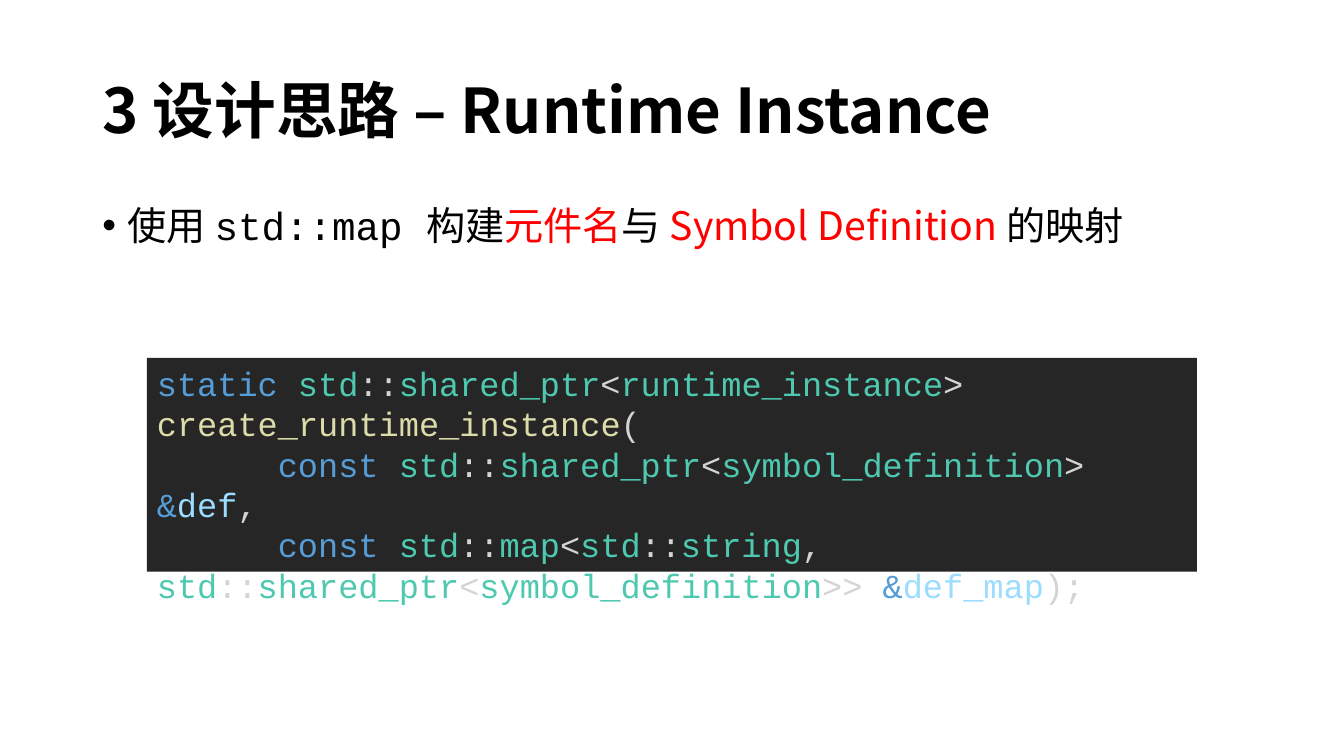
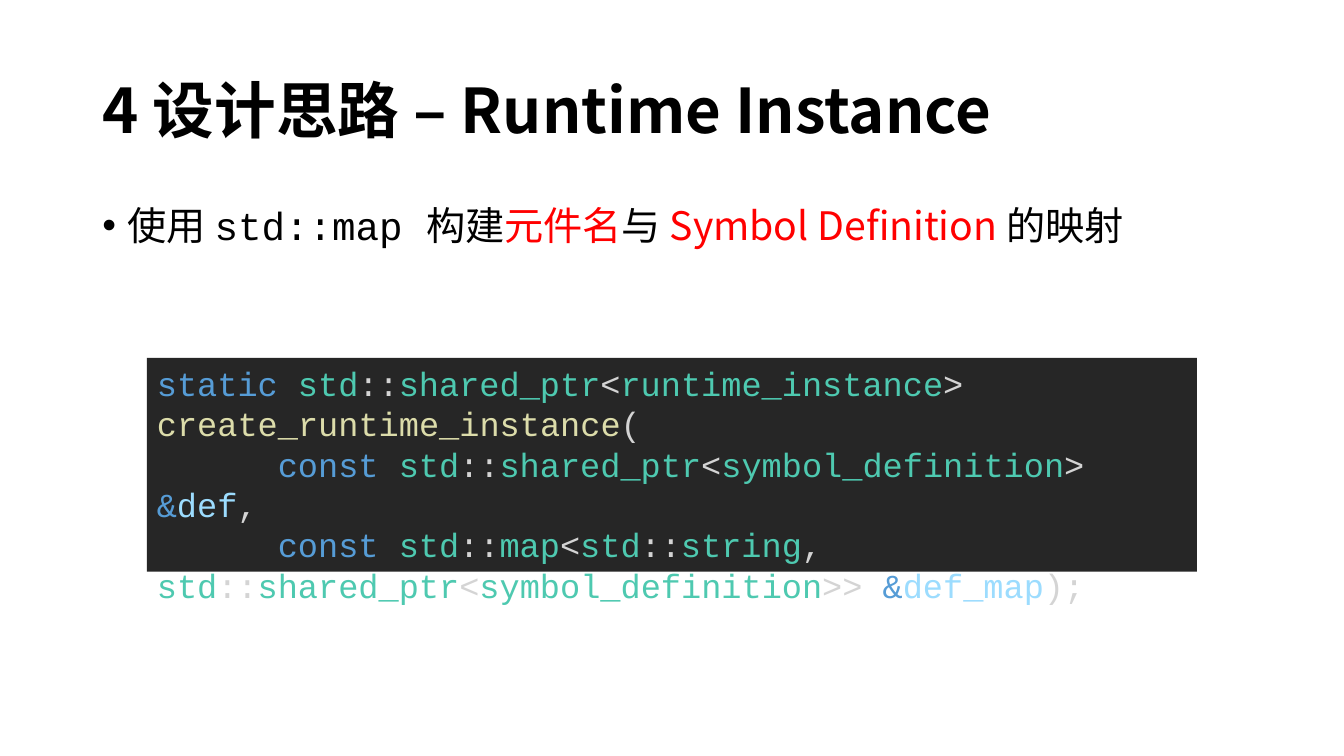
Before and after one commit to tth37/contras, a slide deck: slide 11 of doc/Contras HDL Simulator.pptx (slide 9 before the commit). Drawn at 1344x756 pixels with LibreOffice and Linux fonts; fonts in the diff are those of the drawing. Boxes give left, top, right and bottom in pixels: in the first picture for what was removed or moved away, otherwise in the second. Text is boxed around its words. In the diff, an @@ line names an element or a change of style, - is before the commit and + after.

```diff
--- a/doc/Contras HDL Simulator.pptx
+++ b/doc/Contras HDL Simulator.pptx
@@ title at (x1=102, y1=80, x2=991, y2=139): text changed @@
-3 设计思路 – Runtime Instance
+4 设计思路 – Runtime Instance
```
Also in this commit, not shown: 9 other slides changed, 32 other files.
